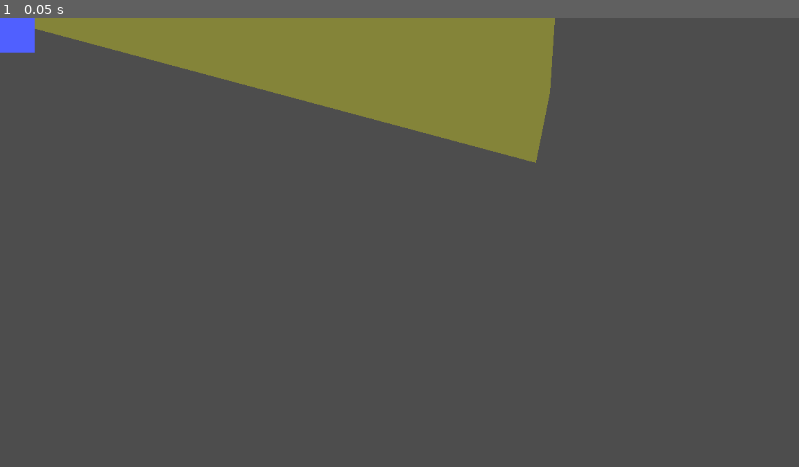
Above: before the commit, frame 1.
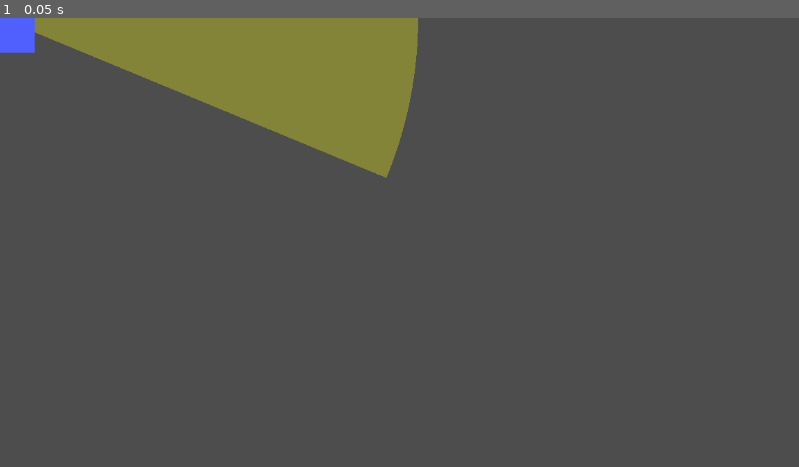
Above: after the commit, the same moment.

Repository: starshinePerigee/sevenksnakes
Game: Godot game, scene res://base_guard.tscn
Same seed, same stepped clock (60 frames per second), same inputs: the game is played once before the commit and once after it. The project has no main scene, so this scene is started directly.
Inputs:
- Up to frame 1 (0.05 s): no input

The runs differ from the first frame. In frame 1, 7.9% of the frame differs, in the area x 4-70%, y 0-36%.

Commit message:
Added rough vision cone drawing and handling.

Diff:
--- a/project.godot
+++ b/project.godot
@@ -11,7 +11,7 @@
 [application]
 
 config/name="sevenksnakes"
-config/features=PackedStringArray("4.0", "GL Compatibility")
+config/features=PackedStringArray("4.1", "GL Compatibility")
 config/icon="res://icon.svg"
 
 [rendering]
--- a/snake.gd
+++ b/snake.gd
@@ -21,5 +21,6 @@
 
 func discover_and_remove():
 	$Area2D/Polygon2D.color = alert_color
+	$CollisionPolygon2D.disabled = true
 	var timer = get_tree().create_timer(0.3)
 	timer.timeout.connect(queue_free)
--- a/vision_cone.gd
+++ b/vision_cone.gd
@@ -5,7 +5,10 @@
 @export var angle = 45.0
 var prev_params = [0, 0]
 
+@export var angle_increment = 2.0
+
 var debug = false
+@export var debug_wall: PackedScene
 
 
 func _ready():
@@ -13,6 +16,10 @@
 	if get_parent() == get_tree().root:
 		debug = true
 		position = Vector2(200, 200)
+
+		var wall = debug_wall.instantiate()
+		get_parent().add_child.call_deferred(wall)
+		wall.global_position = Vector2(400, 400)
 
 
 func point_from_angle(angle) -> Vector2:
@@ -25,25 +32,54 @@
 func redraw_from_params():
 	var sub_angle = angle / 2.0
 	for i in range(1, 6):
-		var sub_point = point_from_angle(sub_angle)
-		$CollisionPolygon2D.polygon[i] = sub_point
-		$Polygon2D.polygon[i] = sub_point
+		$CollisionPolygon2D.polygon[i] = point_from_angle(sub_angle)
 		sub_angle -= angle / 4
+	$Polygon2D.polygon = $CollisionPolygon2D.polygon
 
 
 func _process(delta):
-	if Engine.is_editor_hint():
-		if prev_params != [radius, angle]:
-			prev_params = [radius, angle]
-			redraw_from_params()
-			print("Arc updated.")
-	if debug:
-		global_rotation = (get_global_mouse_position() - global_position).angle()
+	if prev_params != [radius, angle]:
+		$RayCast2D.target_position = Vector2(radius, 0)
+		$RayCast2D.rotation = 0
+		if Engine.is_editor_hint():
+				prev_params = [radius, angle]
+				redraw_from_params()
+				print("Arc updated.")
+
+
+func get_point_at_ray(angle: float) -> Vector2:
+	$RayCast2D.rotation_degrees = angle
+	$RayCast2D.force_raycast_update()
+	if not $RayCast2D.is_colliding():
+		# we're not hitting anything
+		return Vector2(radius, 0).rotated(deg_to_rad(angle))
+	else:
+		# we're hitting a wall
+		return to_local($RayCast2D.get_collision_point())
 
 
 func draw_cone():
+	# This function actually does the drawing of the polygons based on LOS
+
+	# at 2k pixels out, a 100x100 wall is 2.9 degs, so sweep in 2 deg increments
+#	var last_wall_seen = null  # we only have to track the last wall because walls are all equal
+	var current_angle = -angle/2
+	var key_points = PackedVector2Array()
+	key_points.append(Vector2(0, 0))
+
+	while current_angle < angle/2:
+		key_points.append(get_point_at_ray(current_angle))
+		current_angle += angle_increment
+	# shoot a last ray at the exact final in case degrees aren't a multiple of 2
+	key_points.append(get_point_at_ray(angle/2))
+
+	$CollisionPolygon2D.polygon = key_points
+	$Polygon2D.polygon = key_points
+
 	pass
 
 
 func _physics_process(delta):
+	if debug:
+		global_rotation = (get_global_mouse_position() - global_position).angle()
 	draw_cone()
--- a/vision_cone.tscn
+++ b/vision_cone.tscn
@@ -1,21 +1,23 @@
-[gd_scene load_steps=2 format=3 uid="uid://cmpup7sa0k5dj"]
+[gd_scene load_steps=3 format=3 uid="uid://cmpup7sa0k5dj"]
 
 [ext_resource type="Script" path="res://vision_cone.gd" id="1_xfy7s"]
+[ext_resource type="PackedScene" uid="uid://jtlwsjo1ppha" path="res://wall.tscn" id="2_g2cr7"]
 
 [node name="VisionCone" type="Area2D"]
-position = Vector2(0, 2)
 script = ExtResource("1_xfy7s")
-radius = 800
-angle = 30.0
+radius = 603
+debug_wall = ExtResource("2_g2cr7")
 
 [node name="CollisionPolygon2D" type="CollisionPolygon2D" parent="."]
-polygon = PackedVector2Array(0, 0, 772.741, 207.055, 793.156, 104.421, 800, 0, 793.156, -104.421, 772.741, -207.055)
+polygon = PackedVector2Array(0, 0, 557.099, -230.758, 564.813, -211.175, 571.839, -191.335, 578.168, -171.261, 583.793, -150.979, 588.706, -130.513, 592.903, -109.888, 596.377, -89.1291, 599.124, -68.2615, 601.141, -47.3108, 602.426, -26.3025, 602.977, -5.2621, 602.793, 15.7847, 601.875, 36.8123, 600.224, 57.795, 597.841, 78.7073, 594.73, 99.5237, 590.895, 120.219, 586.339, 140.768, 581.069, 161.145, 575.091, 181.326, 568.413, 201.286, 561.042, 221, 557.099, 230.758)
 
 [node name="Polygon2D" type="Polygon2D" parent="."]
 color = Color(1, 1, 0.054902, 0.309804)
-polygon = PackedVector2Array(0, 0, 772.741, 207.055, 793.156, 104.421, 800, 0, 793.156, -104.421, 772.741, -207.055)
+polygon = PackedVector2Array(0, 0, 557.099, -230.758, 564.813, -211.175, 571.839, -191.335, 578.168, -171.261, 583.793, -150.979, 588.706, -130.513, 592.903, -109.888, 596.377, -89.1291, 599.124, -68.2615, 601.141, -47.3108, 602.426, -26.3025, 602.977, -5.2621, 602.793, 15.7847, 601.875, 36.8123, 600.224, 57.795, 597.841, 78.7073, 594.73, 99.5237, 590.895, 120.219, 586.339, 140.768, 581.069, 161.145, 575.091, 181.326, 568.413, 201.286, 561.042, 221, 557.099, 230.758)
 
 [node name="RayCast2D" type="RayCast2D" parent="."]
-target_position = Vector2(100, 0)
+rotation = 0.392699
+target_position = Vector2(603, 0)
+collision_mask = 2
 collide_with_areas = true
 collide_with_bodies = false
--- a/wall.gd
+++ b/wall.gd
@@ -2,11 +2,5 @@
 extends Area2D
 
 
-# Called when the node enters the scene tree for the first time.
 func _ready():
 	$Polygon2D.polygon = $CollisionPolygon2D.polygon
-
-
-# Called every frame. 'delta' is the elapsed time since the previous frame.
-func _process(delta):
-	pass
--- a/wall.tscn
+++ b/wall.tscn
@@ -2,7 +2,8 @@
 
 [ext_resource type="Script" path="res://wall.gd" id="1_ay278"]
 
-[node name="wall" type="Area2D"]
+[node name="Wall" type="Area2D"]
+collision_layer = 3
 script = ExtResource("1_ay278")
 
 [node name="CollisionPolygon2D" type="CollisionPolygon2D" parent="."]
